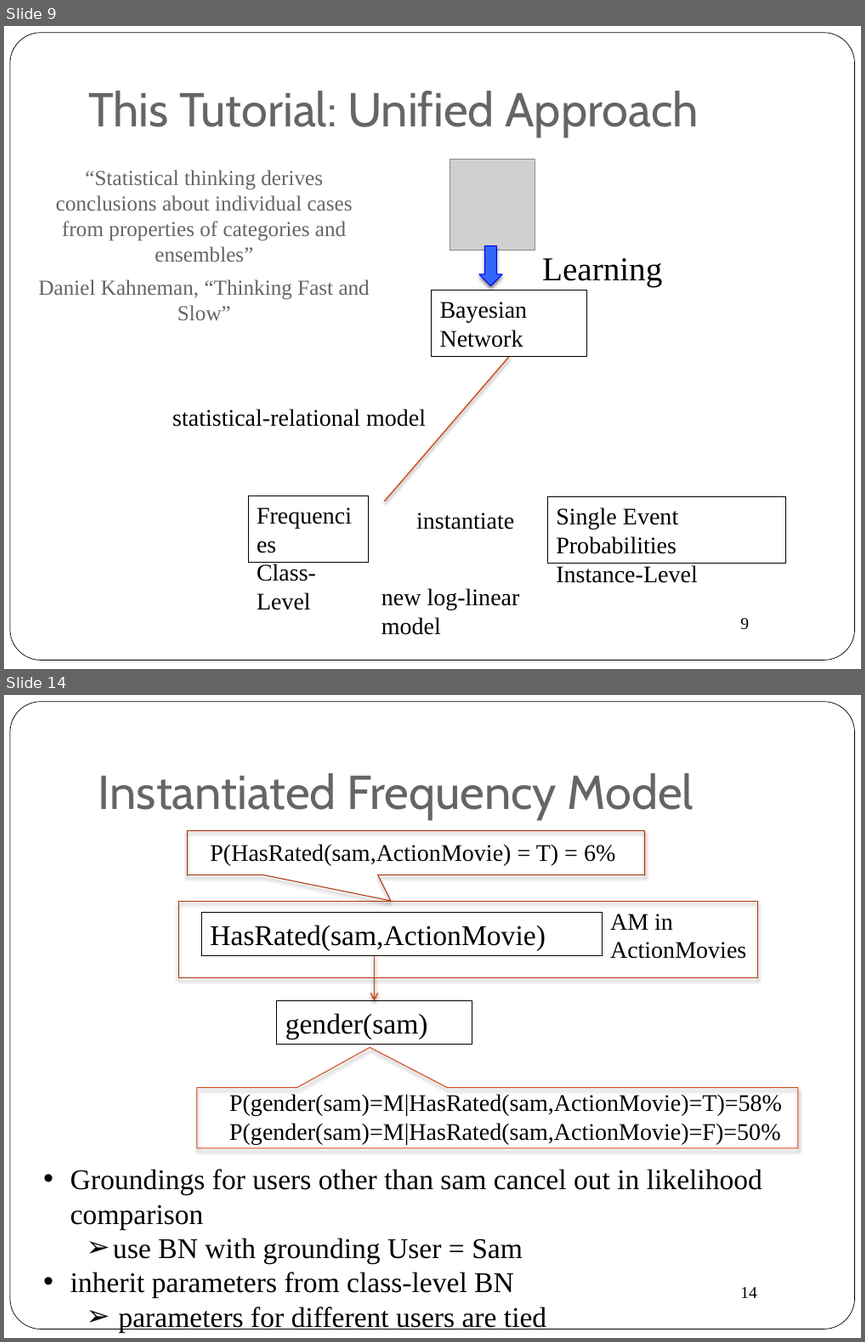
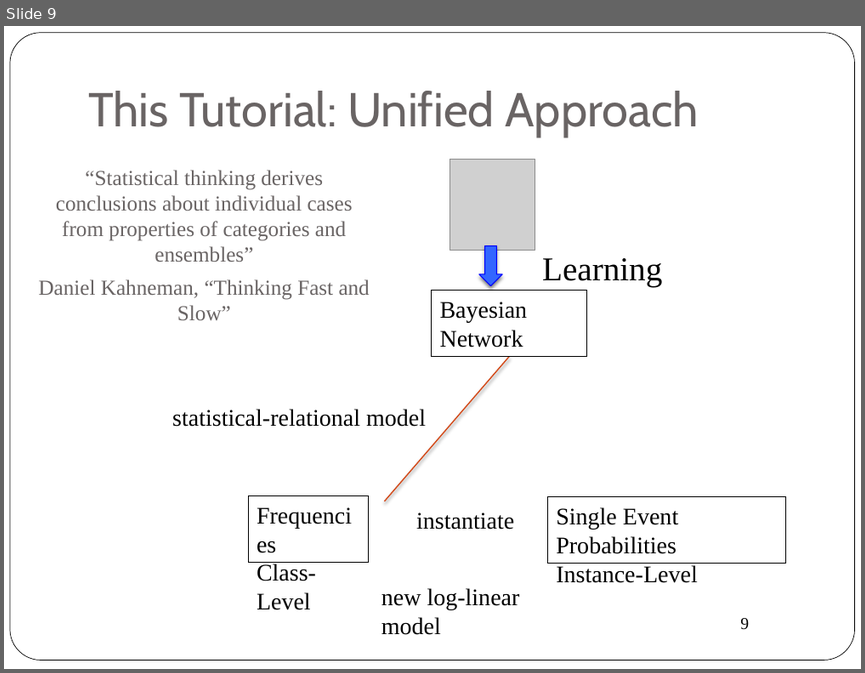
Before and after one commit to oschulte/srl-tutorial-slides, a slide deck: ch5-rel-bayes-net-classifier.pptx. Shown one above the other, each under a label of ours: slides 9 and 14 before the commit, slide 9 after it; the slides between them are not shown. The pictures are 865x1342 and 865x673 pixels, drawn with LibreOffice and Linux fonts; fonts in the diff are those of the drawing; grey boxes stand for pictures; background and template pictures are left out. Boxes give left, top, right and bottom in pixels: in the first picture for what was removed or moved away, otherwise in the second. Text is boxed around its words. In the diff, an @@ line names an element or a change of style, - is before the commit and + after.

Commit message:
new simpler classification slides

```diff
--- a/ch5-rel-bayes-net-classifier.pptx
+++ b/ch5-rel-bayes-net-classifier.pptx
@@ slide 14 removed at (4, 695, 861, 1338), background #FFFFFF; not listed: 2 template elements that a slide beside it also shows @@
@@ title removed at (98, 773, 693, 820) @@
-Instantiated Frequency Model
@@ speech box removed at (188, 830, 645, 875) @@
@@ text removed at (210, 844, 615, 866) @@
-P(HasRated(sam,ActionMovie) = T) = 6%
@@ rectangle removed at (179, 902, 757, 978) @@
@@ rectangle removed at (202, 913, 602, 955) @@
-HasRated(sam,ActionMovie)
@@ text removed at (610, 913, 746, 959) @@
-AM in ActionMovies
@@ arrow removed from (374, 955) to (374, 1001) @@
@@ rectangle removed at (277, 1001, 471, 1043) @@
-gender(sam)
@@ speech box removed at (197, 1088, 797, 1148) @@
@@ text removed at (229, 1094, 782, 1144) @@
-P(gender(sam)=M|HasRated(sam,ActionMovie)=T)=58%
-P(gender(sam)=M|HasRated(sam,ActionMovie)=F)=50%
@@ text removed at (70, 1168, 762, 1332) @@
-• Groundings for users other than sam cancel out in likelihood comparison
-  ➢ use BN with grounding User = Sam
-• inherit parameters from class-level BN
-  ➢ parameters for different users are tied
```
Also in this commit, not shown: 12 slides changed, 5 slides added, 8 other slides removed.
